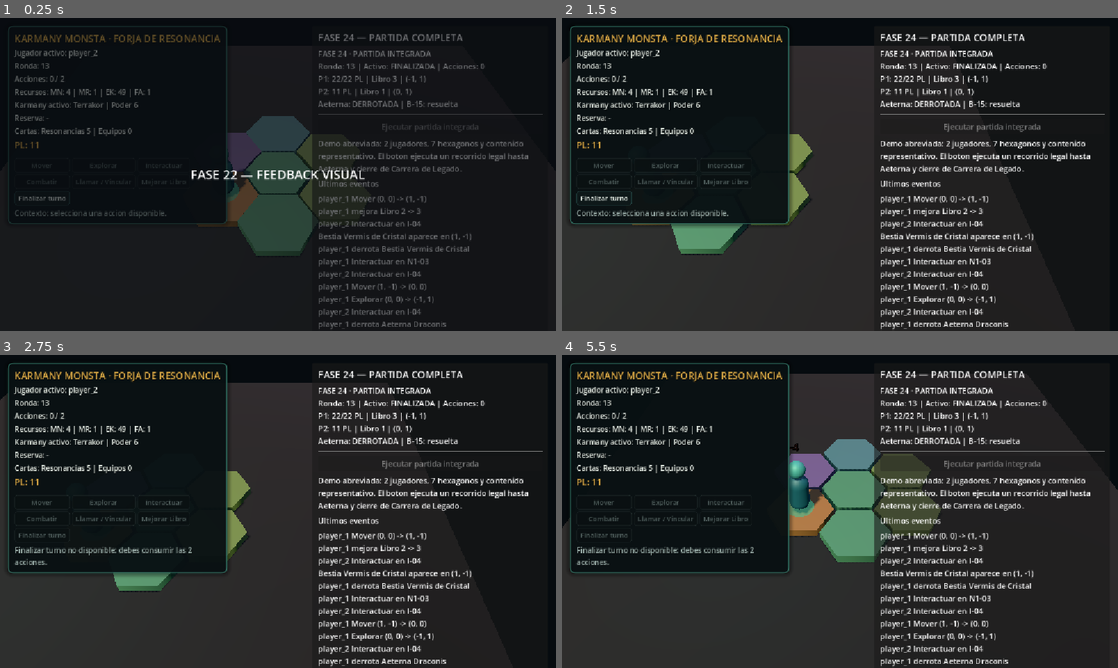
Above: before the commit, frames 1-4 (two rows, left to right).
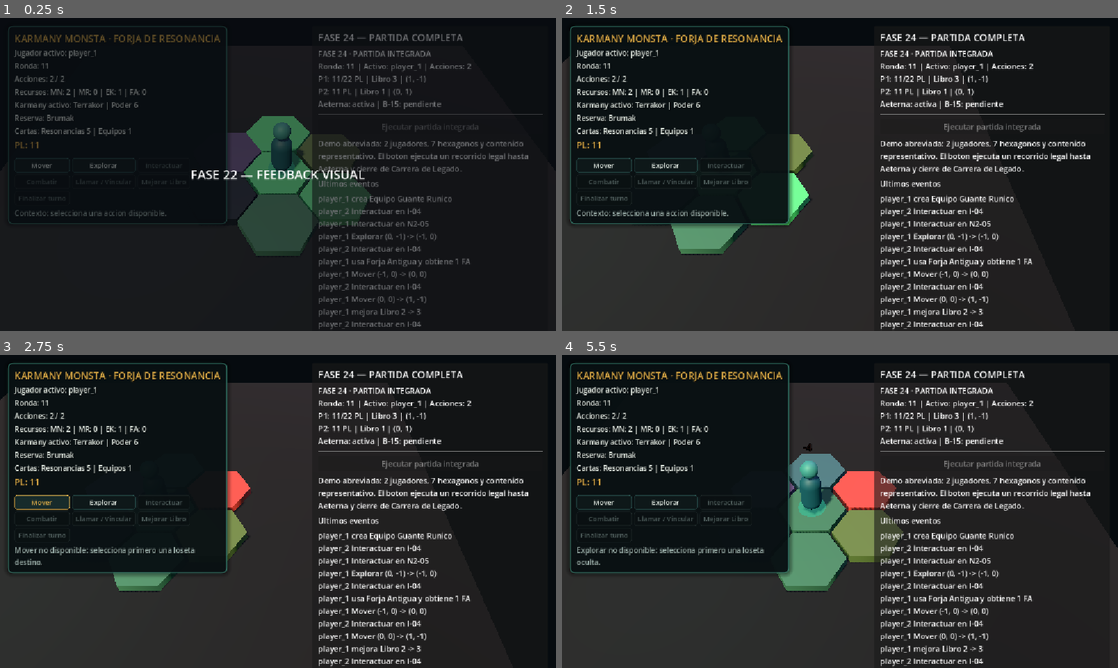
Above: after the commit, the same moments.

Repository: axenoban/Karmany-monsta
Game: Godot game, scene res://tests/phase_24_full_match_integration_test.tscn
Two runs of this game, one before a commit and one after it. Both use one fixed random seed, a clock stepped at 60 frames per second and the inputs below. This scene is started directly instead of the project's main scene.
Inputs (mouse positions are in pixels of both pictures, inside the frame that each line leads up to):
- Up to frame 1 (0.25 s): no input
- Up to frame 2 (1.5 s): tap Enter at 0.5 s; move the mouse to (962, 158) at 0.52 s; hold D 0.53-1.25 s; tap M at 0.6 s; click (962, 158) at 0.67 s; drag from (728, 190) to (812, 237) at 1.27 s
- Up to frame 3 (2.75 s): click "Finalizar turno" (after the commit: "Mover") at 2 s
- Up to frame 4 (5.5 s): click (667, 502) at 2.75 s, where only the run after the commit has a clickable "Explorar"; tap Space at 3.5 s; move the mouse to (895, 442) at 3.52 s; hold D 3.53-4.25 s; tap F at 3.6 s; drag from (812, 574) to (673, 464) at 4.27 s; tap Enter at 5 s; move the mouse to (1006, 558) at 5.02 s; hold A from 5.03 s (still down); tap H at 5.1 s

The runs differ from the first frame. In frame 1, 4.7% of the frame differs, in the area x 3-88%, y 10-99%; in frame 2, 3.8%; in frame 3, 4.4%; in frame 4, 13%, in the area x 0-100%, y 6-99%.

Commit message:
fix: enforce PvP-only resonance context

Diff:
--- a/scripts/gameplay/resonance_resolver.gd
+++ b/scripts/gameplay/resonance_resolver.gd
@@ -34,6 +34,13 @@
 		return _result(
 			KarmanyResonancePlayResult.Status.WINDOW_NOT_ALLOWED,
 			"La Resonancia no puede jugarse en esta ventana."
+		)
+	# Algunas cartas comparten la ventana tecnica de combate, pero su texto
+	# restringe el contexto. R-05, por ejemplo, es exclusivamente PvP.
+	if card.tags.has("pvp") and not context.context_tags.has("pvp"):
+		return _result(
+			KarmanyResonancePlayResult.Status.WINDOW_NOT_ALLOWED,
+			"Esta Resonancia solo puede jugarse en un PvP legal."
 		)
 
 	if context.is_combat_window():
